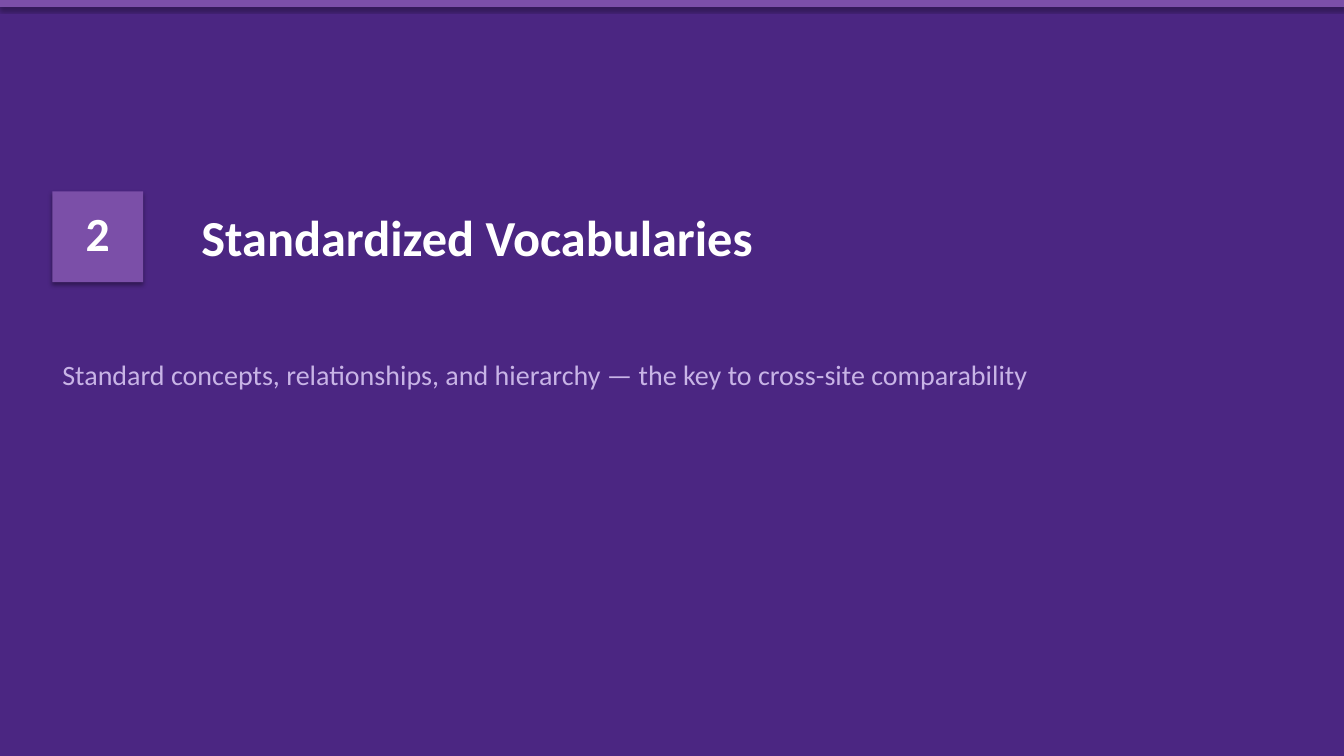
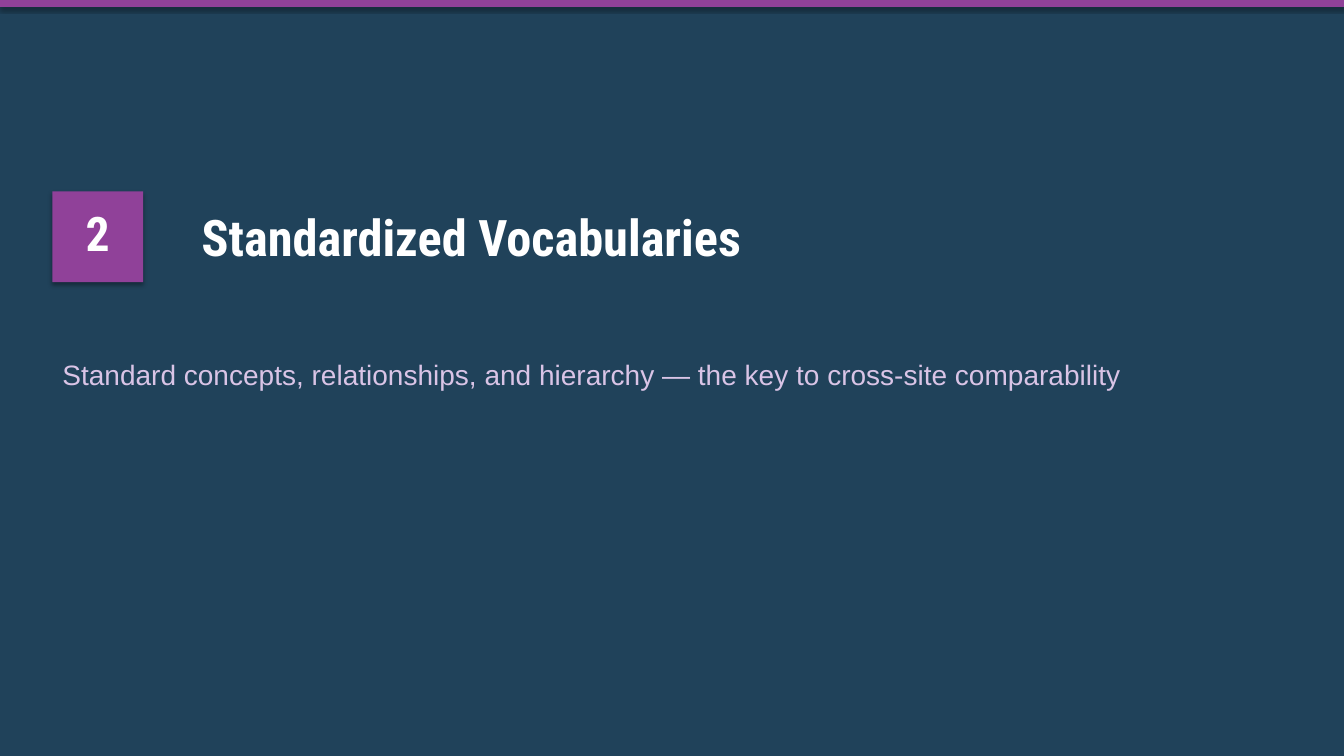
Before and after one commit to ALSTDI/ALS-RWE, a slide deck: slide 15 of docs/free-rwe-resources/train-the-trainer/training/day-01-omop-cdm/kit/Instructor-Deck-with-Notes.pptx (slide 10 before the commit). Drawn at 1344x756 pixels with LibreOffice and Linux fonts; fonts in the diff are those of the drawing. Boxes give left, top, right and bottom in pixels: in the first picture for what was removed or moved away, otherwise in the second. Text is boxed around its words. In the diff, an @@ line names an element or a change of style, - is before the commit and + after.

```diff
--- a/docs/free-rwe-resources/train-the-trainer/training/day-01-omop-cdm/kit/Instructor-Deck-with-Notes.pptx
+++ b/docs/free-rwe-resources/train-the-trainer/training/day-01-omop-cdm/kit/Instructor-Deck-with-Notes.pptx
@@ rectangle at (x1=0, y1=0, x2=1344, y2=756): fill #4B2682 to #20425A @@
@@ rectangle at (x1=0, y1=0, x2=1344, y2=7): fill #7B4FA8 to #904199 @@
@@ text "2" at (x1=86, y1=216, x2=110, y2=251): font Calibri to Roboto Condensed @@
@@ rectangle at (x1=52, y1=192, x2=143, y2=282): fill #7B4FA8 to #904199 @@
@@ text "Standardized Vocabularies" at (x1=201, y1=218, x2=741, y2=257): font Calibri to Roboto Condensed @@
@@ text "Standard concepts, relationships, and hierarchy ..." at (x1=62, y1=364, x2=1120, y2=390): font Calibri to Arial, text colour #C8B4E6 to #D9C4E6 @@
```
Also in this commit, not shown: 17 other slides changed, 6 slides added, 11 other files.
